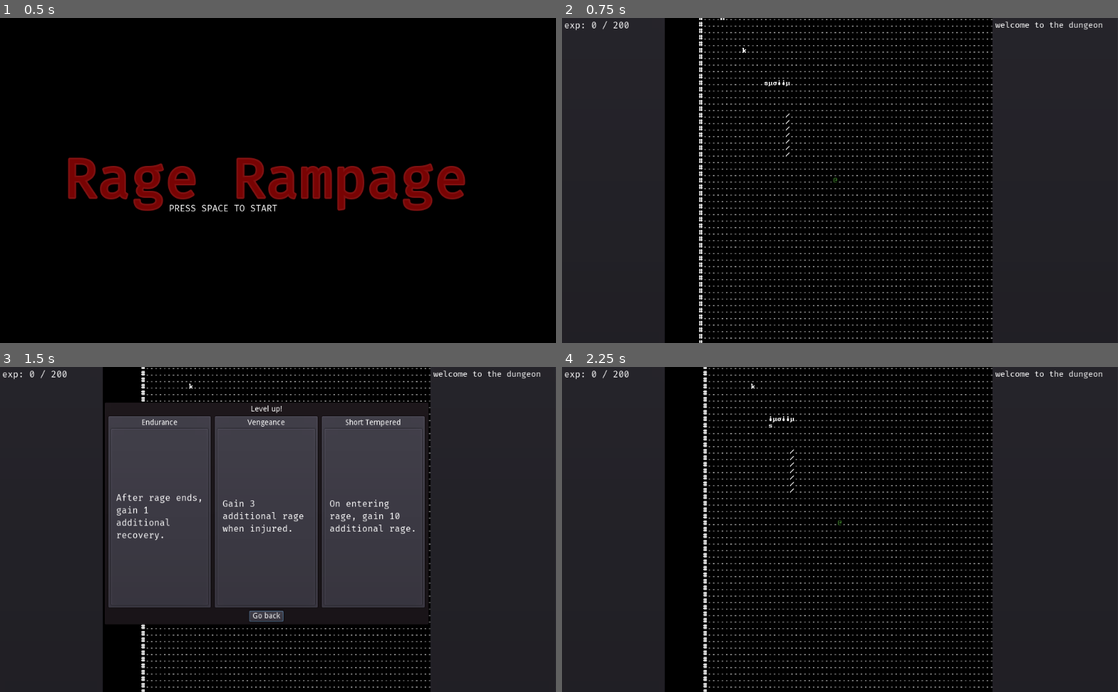
Above: before the commit, frames 1-4 (two rows, left to right).
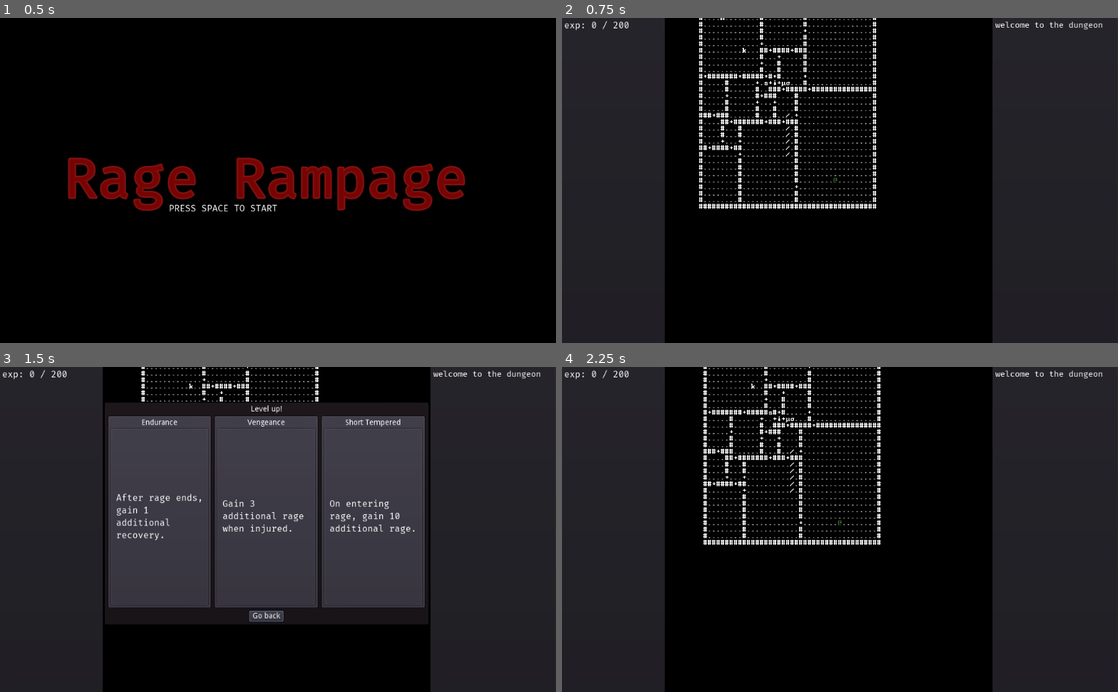
Above: after the commit, the same moments.

Repository: redxaxder/7DRL2022
Game: Godot game, scene res://scenes/root.tscn
Two runs of this game, one before a commit and one after it. Both use one fixed random seed, a clock stepped at 60 frames per second and the inputs below.
Inputs:
- Up to frame 1 (0.5 s): no input
- Up to frame 2 (0.75 s): tap Space (action) at 0.5 s; hold Right (right) from 0.53 s (still down); hold Space (action) from 0.53 s (still down)
- Up to frame 3 (1.5 s): release Right (right) at 1.28 s; release Space (action) at 1.28 s; hold Down (down) from 1.28 s (still down); tap Enter (level_up) at 1.35 s
- Up to frame 4 (2.25 s): release Down (down) at 2 s; click "After rage ends, gain 1 addit…" at 2 s

Frame 1 is identical in both runs. In frame 2, 5.5% of the frame differs, in the area x 24-78%, y 0-100%; in frame 3, 1.6%; in frame 4, 5.5%.

Commit message:
door placement

Diff:
--- a/project.godot
+++ b/project.godot
@@ -43,6 +43,11 @@
 "class": "LocationService",
 "language": "GDScript",
 "path": "res://scenes/LocationService.gd"
+}, {
+"base": "Resource",
+"class": "Map",
+"language": "GDScript",
+"path": "res://resources/map.gd"
 }, {
 "base": "Actor",
 "class": "Mob",
@@ -92,6 +97,7 @@
 "Dir": "",
 "Door": "",
 "LocationService": "",
+"Map": "",
 "Mob": "",
 "PC": "",
 "Perk": "",
--- a/resources/map.gd
+++ b/resources/map.gd
@@ -3,3 +3,50 @@
 export(int) var height
 export(int) var size
 export(Array) var rooms
+
+class_name Map
+
+func is_in_room(p: Vector2, room: Vector3, fudge: int = 0) -> bool:
+	var inside = true
+	inside = inside && (p.x + fudge > room.x)
+	inside = inside && (p.x - fudge < room.x + room.z)
+	inside = inside && (p.y + fudge > room.y)
+	inside = inside && (p.y - fudge < room.y + room.z)
+	return inside
+
+func room_cells(room: Vector3, fudge: int = 0) -> Array:
+	var cells = []
+	for i in range(room.x + 1 - fudge, room.x + room.z + fudge):
+		for j in range(room.y + 1 - fudge, room.y + room.z + fudge):
+			cells.append(Vector2(i,j))
+	return cells
+
+func count_rooms(p: Vector2, fudge: int = 0) -> int:
+	var n = 0
+	for r in rooms:
+		if is_in_room(p, r, fudge):
+			n += 1
+	return n
+
+func get_rooms(p: Vector2, fudge: int = 0) -> Array:
+	var results = []
+	for r in rooms:
+		if is_in_room(p, r, fudge):
+			results.append(r)
+	return results
+
+func flip_v():
+	var rooms2: Array
+	for r in rooms:
+		var r2 = r
+		r2.y = height - r.z - r.y
+		rooms2.append(r2)
+	rooms = rooms2
+
+func flip_h():
+	var rooms2: Array
+	for r in rooms:
+		var r2 = r
+		r2.x = width - r.z - r.x
+		rooms2.append(r2)
+	rooms = rooms2
--- a/scenes/run.gd
+++ b/scenes/run.gd
@@ -64,34 +64,38 @@
 	spawn_mob(door_scene, pos)
 
 func spawn_dynamic_mob(prefab: PackedScene, pos: Vector2):
-	var mob = spawn_mob(prefab, pos)
-	$Scheduler.register_actor(mob)
-	mob.connect(constants.DESCHEDULE, $Scheduler, "unregister_actor")
-	mob.connect(constants.KILLED_BY_PC, $pc, "_on_enemy_killed")
+	if terrain.atv(pos) != '#' && locationService.lookup(pos, constants.BLOCKER).size() == 0:
+		var mob = spawn_mob(prefab, pos)
+		$Scheduler.register_actor(mob)
+		mob.connect(constants.DESCHEDULE, $Scheduler, "unregister_actor")
+		mob.connect(constants.KILLED_BY_PC, $pc, "_on_enemy_killed")
 
 func spawn_mob(prefab: PackedScene, pos: Vector2):
-	var mob = prefab.instance() as Mob
-	mob.pc = pc
-	mob.terrain = terrain
-	mob.combatLog = combatLog
-	mob.locationService = locationService
-	mob.set_pos(pos)
-	add_child(mob)
-	return mob
+	if terrain.atv(pos) != '#' && locationService.lookup(pos, constants.BLOCKER).size() == 0:
+		var mob = prefab.instance() as Mob
+		mob.pc = pc
+		mob.terrain = terrain
+		mob.combatLog = combatLog
+		mob.locationService = locationService
+		mob.set_pos(pos)
+		add_child(mob)
+		return mob
 
 func spawn_random_consumable(p: Vector2):
-	var item = pickup_scene.instance() as Pickup
-	item.locationService = locationService
-	item.random_consumable()
-	add_child(item)
-	item.place(p)
+	if terrain.atv(p) != '#' && locationService.lookup(p, constants.BLOCKER).size() == 0:
+		var item = pickup_scene.instance() as Pickup
+		item.locationService = locationService
+		item.random_consumable()
+		add_child(item)
+		item.place(p)
 
 func spawn_random_weapon(p: Vector2):
-	var item = weapon_scene.instance()
-	item.locationService = locationService
-	item.random_weapon(southpaw)
-	add_child(item)
-	item.place(p)
+	if terrain.atv(p) != '#' && locationService.lookup(p, constants.BLOCKER).size() == 0:
+		var item = weapon_scene.instance()
+		item.locationService = locationService
+		item.random_weapon(southpaw)
+		add_child(item)
+		item.place(p)
 
 var tick = 0
 
--- a/scenes/terrain.gd
+++ b/scenes/terrain.gd
@@ -3,10 +3,12 @@
 class_name Terrain
 
 var SCREEN = preload("res://lib/screen.gd").new()
+var DIR = preload("res://lib/dir.gd").new()
 
 var width: int = 20
 var height: int = 6
-var hole_punch_chance: float = 0.1
+var map: Map
+#var hole_punch_chance: float = 0.1
 
 var contents: Array = []
 var dijkstra_map: Array = []
@@ -15,8 +17,11 @@
 const cosmetic_map_seed: int = 68000
 
 func at(x,y):
-	if x >= 0 && x < width && y >= 0 && y < height:
-		return contents[to_linear(x,y)]
+	return atv(Vector2(x,y))
+
+func atv(v: Vector2):
+	if v.x >= 0 && v.x < width && v.y >= 0 && v.y < height:
+		return contents[to_linear(v.x,v.y)]
 	else:
 		return '#'
 
@@ -30,7 +35,7 @@
 	return width * y + x
 
 func update_dijkstra_map(dest: Array):
-	var d_map: Array
+	var d_map: Array = []
 	d_map.clear()
 	d_map.resize(contents.size())
 	# initialize all non-wall things to a very high number
@@ -96,7 +101,7 @@
 	return m
 
 func load_random_map():
-	var ix = 20000 # (randi() % 263 + 1) * 100
+	var ix = 200 # (randi() % 263 + 1) * 100
 	load_map(ix)
 
 func load_map_resource(ix):
@@ -107,53 +112,65 @@
 	contents[to_linear(x, y)] = '.'
 	var root = get_parent()
 	root.spawn_door(Vector2(x, y))
+	return true
+
+func can_be_door(loc: Vector2) -> bool:
+	if loc.x <= 0 || loc.x >= width-1: return false
+	if loc.y <= 0 || loc.y >= height-1: return false
+	return map.count_rooms(loc,1) == 2
+
+func _place_a_door(start: Vector2, dir: Vector2, size: int):
+	# first, check if a door is already placed:
+	var candidates: Array = []
+	var door_placed = false
+	for i in range(size):
+		var t = start + (i * dir)
+		var tile = atv(t)
+		if tile == '.':
+			door_placed = true
+		if can_be_door(t):
+#			spawn_door(t.x,t.y)
+			candidates.append(t)
+	#if not, find a place for it
+	if !door_placed && candidates.size() > 0:
+		var v = candidates[randi() % candidates.size()]
+		door_placed = spawn_door(v.x,v.y)
+	return door_placed
 
 func load_map(ix): # max index: 26460
-	var map = load_map_resource(ix)
+	map = load_map_resource(ix)
+	if randi() % 2 == 0:
+		map.flip_v()
+	if randi() % 2 == 0:
+		map.flip_h()
 	width = map.width + 1
 	height = map.height + 1
 	var size = width * height
 	contents.clear()
-	contents.resize(size + 1)
+	contents.resize(size)
 	blood_map.clear()
-	blood_map.resize(size + 1)
+	blood_map.resize(size)
 	for i in blood_map.size():
 		blood_map[i] = 0
+	#spawn the doors:
 	for room in map.rooms:
-		var hole_punched_x: bool = false
-		var hole_punched_y: bool = false
-		var bottom_edge = room.y + room.z
-		var top_edge = room.y
-		var right_edge = room.x + room.z
-		var left_edge = room.x
-		for i in range(room.z):
-			var x = room.x + i
-			# top edge
-			if contents[to_linear(x, top_edge)] == null:
-				contents[to_linear(x, top_edge)] = '#'
-			# bottom edge
-			contents[to_linear(x, bottom_edge)] = '#'
-			if rand_range(0, 1) < hole_punch_chance:
-				spawn_door(x, bottom_edge)
-				hole_punched_x = true
-		# ensure x holes are punched
-		if not hole_punched_x:
-			var x = int(rand_range(room.x+1, right_edge-1))
-			spawn_door(x, bottom_edge)
-		for i in range(room.z):
-			var y = room.y + i
-			# left edge
-			if contents[to_linear(left_edge, y)] == null:
-				contents[to_linear(left_edge, y)] = '#'
-			# right edge
-			contents[to_linear(right_edge, y)] = '#'
-			if rand_range(0, 1) < hole_punch_chance:
-				spawn_door(right_edge, y)
-				hole_punched_y = true
-		# ensure y holes are punched
-		if not hole_punched_y:
-			var y = int(rand_range(room.y+1, bottom_edge-1))
-			spawn_door(right_edge, y)
+		var topleft=Vector2(room.x, room.y)
+		var bottomright=Vector2(room.x + room.z, room.y + room.z)
+		_place_a_door(topleft, Vector2(1,0), room.z) # top
+		_place_a_door(topleft, Vector2(0,1), room.z) # bottom
+		_place_a_door(bottomright, Vector2(-1,0), room.z) # left
+		_place_a_door(bottomright, Vector2(0,-1), room.z) # right
+	#nfill non-doors with walls
+	for room in map.rooms:
+		for i in range(room.z+1):
+			for ix in [ \
+				to_linear(room.x + i, room.y), # top \
+				to_linear(room.x + i, room.y + room.z), # bottom \
+				to_linear(room.x, room.y + i), # left \
+				to_linear(room.x + room.z, room.y + i), # right \
+				]:
+				if contents[ix] == null:
+					contents[ix] = '#'
 
 func splatter_blood(pos: Vector2, dir: Vector2):
 	blood_map[to_linear(pos.x, pos.y)] += 11
@@ -196,7 +213,7 @@
 					draw_texture(wall_txtr,pos + offset)
 				else:
 					draw_texture(wall_txtr,pos + offset, blood_color)
-			elif tile == null:
+			else:
 				if blood == 0:
 					var weight: float = float(n % 4) / 4.0
 					var floor_color = min_floor_color.linear_interpolate(max_floor_color, weight)
Not shown: 1 places in scenes/root.tscn that only renumber resources
Not shown, changed: notes.md
